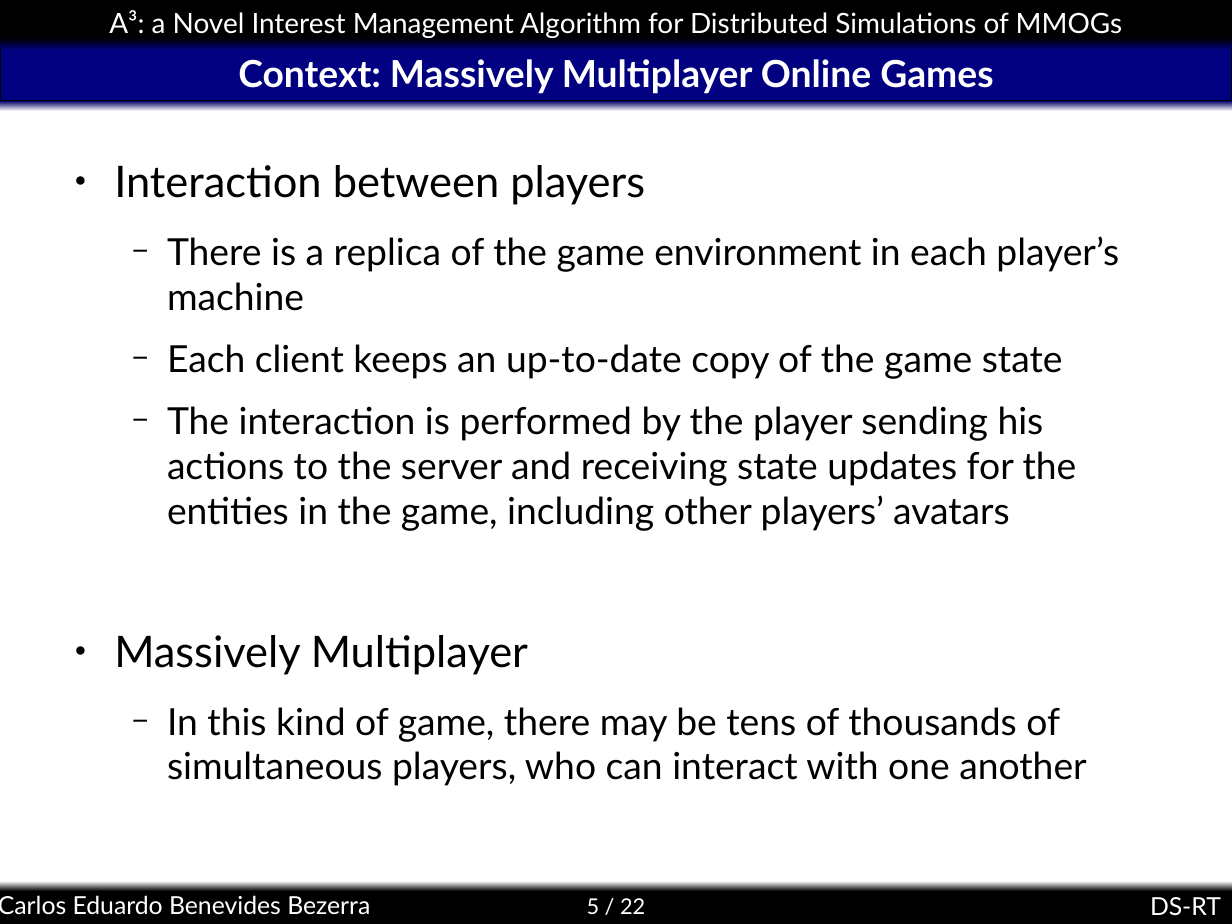
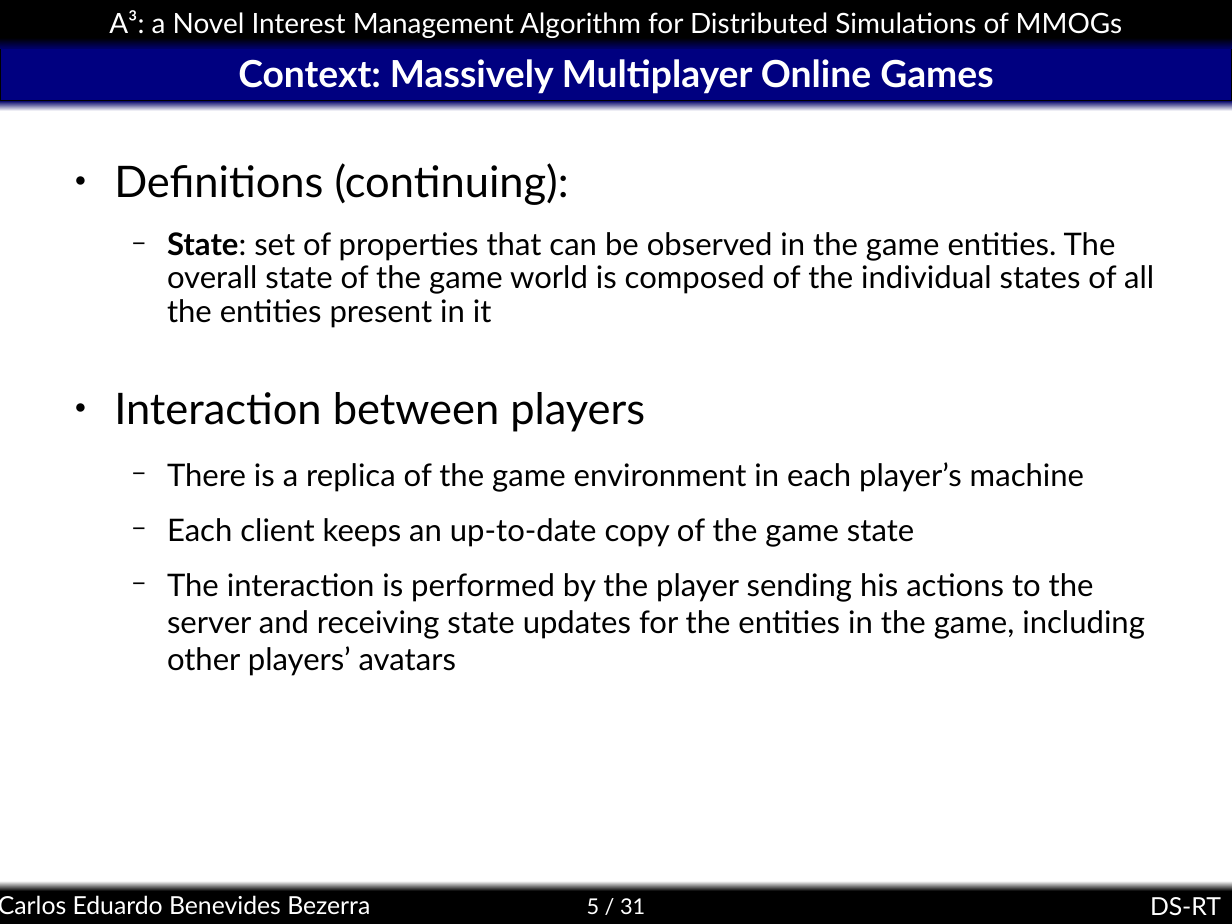
Before and after one commit to kdubezerra/kdubezerra, a slide deck: slide 5 of textos/dsrt/a3slides.ppt. Drawn at 1232x924 pixels with LibreOffice and Linux fonts; fonts in the diff are those of the drawing; background and template pictures are left out. Boxes give left, top, right and bottom in pixels: in the first picture for what was removed or moved away, otherwise in the second. Text is boxed around its words. In the diff, an @@ line names an element or a change of style, - is before the commit and + after.

```diff
--- a/textos/dsrt/a3slides.ppt
+++ b/textos/dsrt/a3slides.ppt
@@ text at (114, 163, 1154, 327): paragraphs added @@
+● Definitions (continuing):
+  − State: set of properties that can be observed in the game entities. The overall state of the game world is composed of the individual states of all the entities present in it
@@ text at (167, 462, 1145, 676): size 24 to 20 pt in "There is a replica of the game ...", "Each client keeps an up-to-date copy of ...", "The interaction is performed by the player ..." @@
@@ text at (114, 635, 1086, 786): paragraphs removed @@
-● Massively Multiplayer
-  − In this kind of game, there may be tens of thousands of simultaneous players, who can interact with one another
@@ page number at (587, 898, 645, 914): text changed @@
-5 / 22
+5 / 31
```
Also in this commit, not shown: 14 other slides changed, 4 slides added, 4 slides removed.
